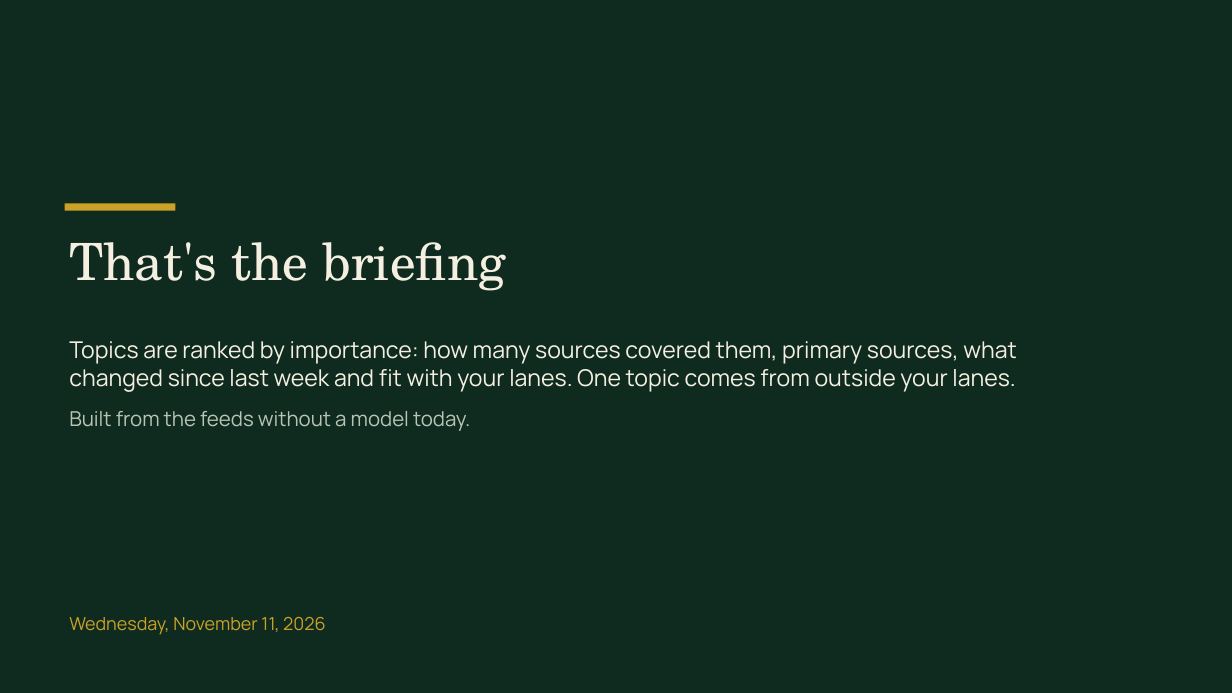
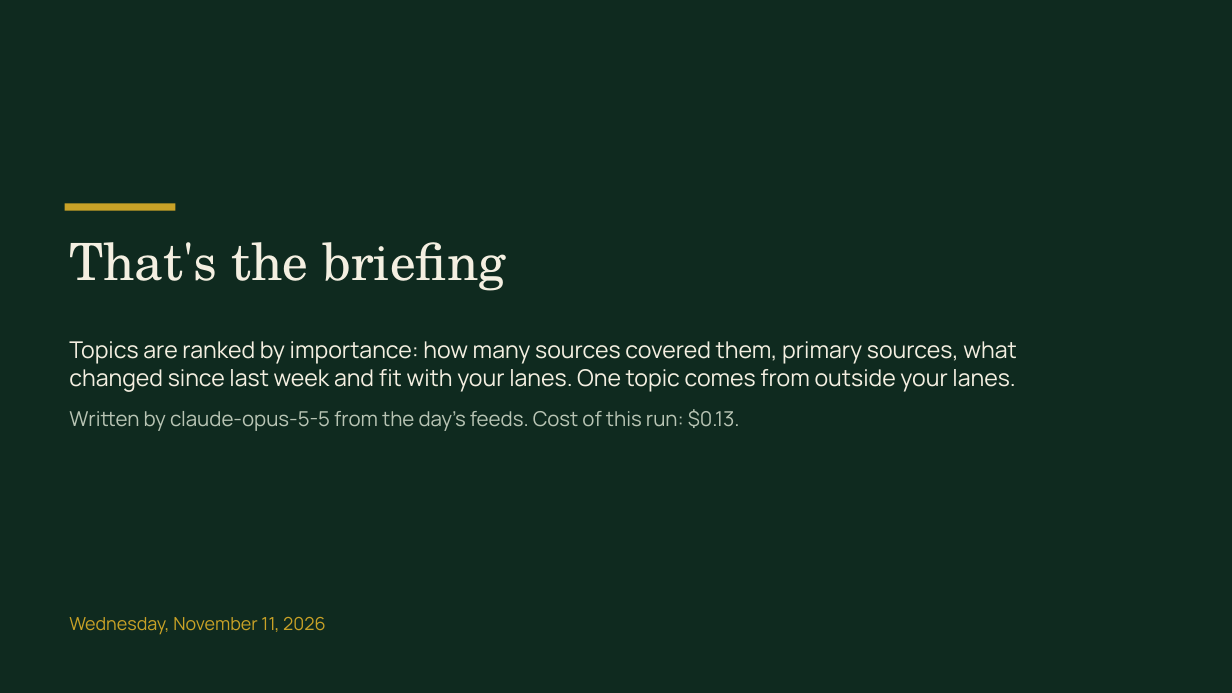
Before and after one commit to syb-code/news-digest, a slide deck: slide 17 of docs/learn/2026-11-11/briefing.pptx. Drawn at 1232x693 pixels with LibreOffice and Linux fonts; fonts in the diff are those of the drawing. Boxes give left, top, right and bottom in pixels: in the first picture for what was removed or moved away, otherwise in the second. Text is boxed around its words. In the diff, an @@ line names an element or a change of style, - is before the commit and + after.

```diff
--- a/docs/learn/2026-11-11/briefing.pptx
+++ b/docs/learn/2026-11-11/briefing.pptx
@@ text at bbox=[69, 409, 740, 431]: text changed @@
-Built from the feeds without a model today.
+Written by claude-opus-5-5 from the day's feeds. Cost of this run: $0.13.
```
Also in this commit, not shown: 16 other slides changed, 5 other files.
